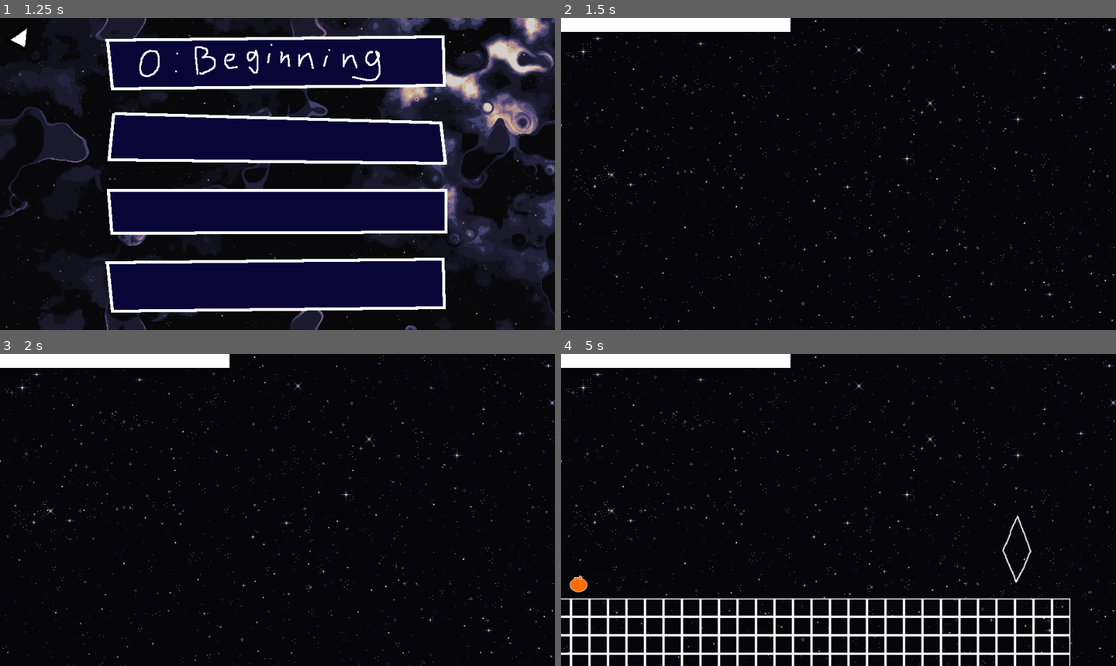
Above: before the commit, frames 1-4 (two rows, left to right).
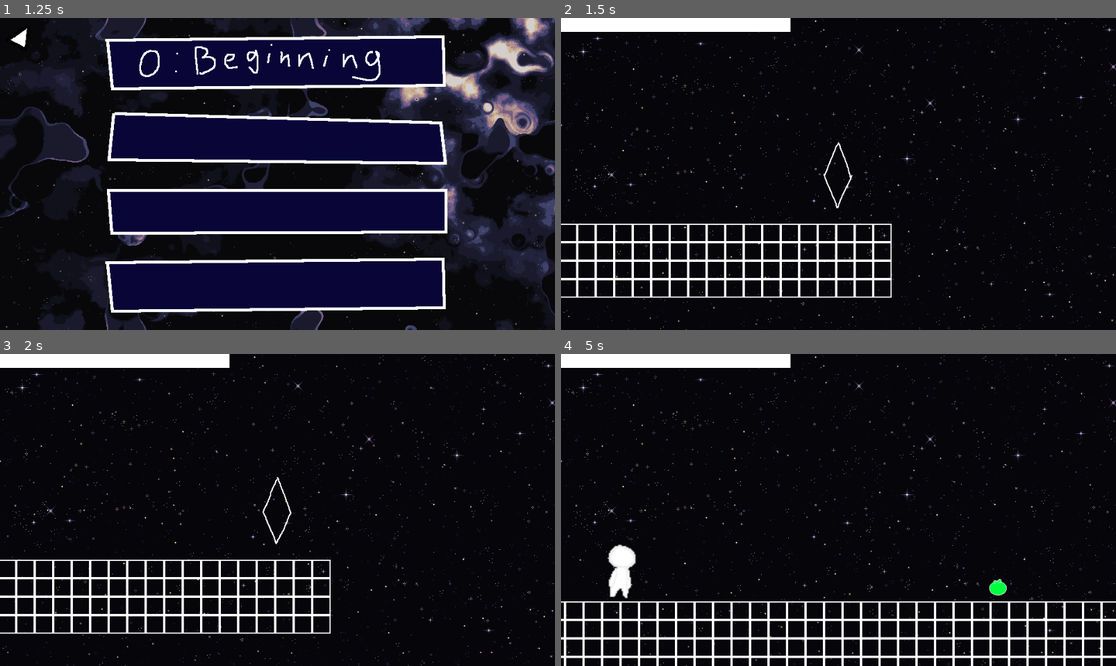
Above: after the commit, the same moments.

Repository: jteo0/chromatomato
Game: Godot game, scene res://scene/MainMenu.tscn
Same seed, same stepped clock (60 frames per second), same inputs: the game is played once before the commit and once after it.
Inputs (mouse positions are in pixels of both pictures, inside the frame that each line leads up to):
- Up to frame 1 (1.25 s): click (277, 286) at 0.5 s
- Up to frame 2 (1.5 s): click (838, 61) at 1.25 s
- Up to frame 3 (2 s): no input
- Up to frame 4 (5 s): move the mouse to (960, 494) at 2.02 s; hold D (move_right) 2.03-3.53 s; tap E (transform) at 2.1, 3.05, 3.6, 4.35 s; tap Space (jump) at 2.27, 3.02, 4.52 s; tap Enter at 2.75 s; move the mouse to (727, 525) at 2.77 s; click (727, 525) at 2.85 s; move the mouse to (894, 441) at 3.52 s; hold A (move_left) 3.53-4.28 s; move the mouse to (810, 572) at 4.27 s; hold D (move_right) from 4.28 s (still down)

Frame 1 is identical in both runs. In frame 2, 4.2% of the frame differs, in the area x 0-60%, y 39-90%; in frame 3, 4.2%; in frame 4, 12%, in the area x 0-100%, y 51-100%.

Commit message:
adding arrow indicators for tomatoes and fixing pause menu bugs

Diff:
--- a/PauseManager.gd
+++ /dev/null
@@ -1,20 +0,0 @@
-extends Node
-
-var transformation_active := false
-var pause_menu := false
-
-func set_paused(paused: bool, requester: String = "default"):
-	match requester:
-		"pause_menu":
-			SignalBus.turn_pausable.emit()
-			get_tree().paused = paused
-			if transformation_active and !pause_menu and !paused:
-				SignalBus.turn_always.emit()
-			pause_menu = paused
-		"transformation":
-			if pause_menu:
-				SignalBus.turn_pausable.emit()
-			elif !pause_menu:
-				SignalBus.turn_always.emit()
-				transformation_active = paused
-			get_tree().paused = paused
--- a/SignalBus.gd
+++ b/SignalBus.gd
@@ -7,12 +7,14 @@
 signal freeze_me(me)
 signal push_me(me, dir)
 signal break_me(me)
-signal turn_always() # transformation process = always
-signal turn_pausable() # transformation process = pausable
-signal repause()
 signal dead()
 signal has_started()
 signal play_sound(to_play)
+signal is_paused()
+signal unpause()
+signal level_start()
+signal show_hint()
+signal show_hint_button()
 
 enum Forms {FORM_BLUE, FORM_RED, FORM_YELLOW, FORM_WHITE}
 enum States {IDLE, RUN, JUMP, TRANSFORM, INTERACT_UP, INTERACT_RIGHT}
@@ -25,10 +27,15 @@
 var unlocked_level = 0
 var level_playing = 0
 var has_respawned = false
+var current_stage = 1
+var in_pause = false
+var respawn_count = 0
+var skill_issue = false
 
 # Called when the node enters the scene tree for the first time.
 func _ready() -> void:
 	level_done.connect(unlock_levels)
+	show_hint_button.connect(_show_hint)
 
 # Called every frame. 'delta' is the elapsed time since the previous frame.
 func _process(_delta: float) -> void:
@@ -51,3 +58,6 @@
 				unlocked_level = 3
 		"3: Tower":
 			pass
+
+func _show_hint():
+	skill_issue = true
--- a/project.godot
+++ b/project.godot
@@ -17,7 +17,6 @@
 
 [autoload]
 
-PauseManager="*res://PauseManager.gd"
 SignalBus="*res://SignalBus.gd"
 BgmManager="*res://BGMManager.gd"
 
--- /dev/null
+++ b/scene/HintButton.tscn
@@ -0,0 +1,22 @@
+[gd_scene load_steps=2 format=3 uid="uid://bq06us4gi00ce"]
+
+[ext_resource type="Script" path="res://scripts/HintButton.gd" id="1_6h5c3"]
+
+[node name="HintButton" type="Control"]
+z_index = 5
+layout_mode = 3
+anchors_preset = 15
+anchor_right = 1.0
+anchor_bottom = 1.0
+grow_horizontal = 2
+grow_vertical = 2
+script = ExtResource("1_6h5c3")
+
+[node name="Button" type="Button" parent="."]
+layout_mode = 1
+offset_right = 49.0
+offset_bottom = 31.0
+theme_override_font_sizes/font_size = 24
+text = "Hint?"
+
+[connection signal="pressed" from="Button" to="." method="_on_button_pressed"]
--- a/scene/Level0.tscn
+++ b/scene/Level0.tscn
@@ -9,6 +9,8 @@
 [ext_resource type="PackedScene" uid="uid://quhukba6q1eq" path="res://scene/PauseMenu.tscn" id="5_cpv7d"]
 [ext_resource type="PackedScene" uid="uid://w0lyqn73jwwi" path="res://scene/Player.tscn" id="6_mck61"]
 [ext_resource type="PackedScene" uid="uid://cit8wd5jyjpxv" path="res://scene/Transformation.tscn" id="6_x88w1"]
+[ext_resource type="PackedScene" uid="uid://bq06us4gi00ce" path="res://scene/HintButton.tscn" id="9_8pu5y"]
+[ext_resource type="PackedScene" uid="uid://cukf7m3sahy27" path="res://scene/TomatoIndicator.tscn" id="10_exurc"]
 [ext_resource type="PackedScene" uid="uid://3d3ed3f3iugi" path="res://scene/ChokeZone.tscn" id="10_fmcb0"]
 
 [node name="Level0" type="Node2D"]
@@ -53,16 +55,34 @@
 
 [node name="HUD" type="CanvasLayer" parent="."]
 
+[node name="Transformation" parent="HUD" instance=ExtResource("6_x88w1")]
+z_index = 3
+z_as_relative = false
+transform_cost = 100
+
 [node name="HealthBar" parent="HUD" instance=ExtResource("4_edtx6")]
 offset_right = 397.0
 offset_bottom = 24.0
 max_value = 10000.0
 value = 10000.0
 
-[node name="Transformation" parent="HUD" instance=ExtResource("6_x88w1")]
-z_index = 3
-z_as_relative = false
-transform_cost = 100
+[node name="MarginContainer" type="MarginContainer" parent="HUD"]
+top_level = true
+anchors_preset = 15
+anchor_right = 1.0
+anchor_bottom = 1.0
+grow_horizontal = 2
+grow_vertical = 2
+theme_override_constants/margin_left = 10
+theme_override_constants/margin_top = 32
+
+[node name="HintButton" parent="HUD/MarginContainer" instance=ExtResource("9_8pu5y")]
+layout_mode = 2
+
+[node name="TomatoIndicator" parent="HUD" instance=ExtResource("10_exurc")]
+z_index = 5
+size_flags_vertical = 4
+target_pos = Vector2(493, 485)
 
 [node name="PauseMenu" parent="." instance=ExtResource("5_cpv7d")]
 
--- a/scene/Level1.tscn
+++ b/scene/Level1.tscn
@@ -9,6 +9,8 @@
 [ext_resource type="PackedScene" uid="uid://cit8wd5jyjpxv" path="res://scene/Transformation.tscn" id="5_l7s64"]
 [ext_resource type="PackedScene" uid="uid://quhukba6q1eq" path="res://scene/PauseMenu.tscn" id="7_5omko"]
 [ext_resource type="PackedScene" uid="uid://2y8k52fa645v" path="res://scene/Healthbar.tscn" id="7_7fpql"]
+[ext_resource type="PackedScene" uid="uid://bq06us4gi00ce" path="res://scene/HintButton.tscn" id="9_7x58u"]
+[ext_resource type="PackedScene" uid="uid://cukf7m3sahy27" path="res://scene/TomatoIndicator.tscn" id="10_8gh1k"]
 [ext_resource type="PackedScene" uid="uid://3d3ed3f3iugi" path="res://scene/ChokeZone.tscn" id="10_ju05b"]
 
 [node name="Level1" type="Node2D"]
@@ -36,7 +38,7 @@
 z_as_relative = false
 position = Vector2(-171, 449)
 scale = Vector2(2, 2)
-health = 100000
+health = 1500
 freeze_cost = 3
 break_cost = 5
 charge_cost = 3
@@ -61,13 +63,32 @@
 [node name="HealthBar" parent="HUD" instance=ExtResource("7_7fpql")]
 offset_right = 397.0
 offset_bottom = 24.0
-max_value = 10000.0
-value = 10000.0
+max_value = 1000.0
+value = 1000.0
 
 [node name="Transformation" parent="HUD" instance=ExtResource("5_l7s64")]
 z_index = 3
 z_as_relative = false
 transform_cost = 100
+
+[node name="MarginContainer" type="MarginContainer" parent="HUD"]
+top_level = true
+anchors_preset = 15
+anchor_right = 1.0
+anchor_bottom = 1.0
+grow_horizontal = 2
+grow_vertical = 2
+theme_override_constants/margin_left = 10
+theme_override_constants/margin_top = 32
+
+[node name="HintButton" parent="HUD/MarginContainer" instance=ExtResource("9_7x58u")]
+layout_mode = 2
+
+[node name="TomatoIndicator" parent="HUD" instance=ExtResource("10_8gh1k")]
+target_pos = Vector2(493, 485)
+
+[node name="TomatoIndicator2" parent="HUD" instance=ExtResource("10_8gh1k")]
+target_pos = Vector2(1729, 27)
 
 [node name="PauseMenu" parent="." instance=ExtResource("7_5omko")]
 
--- a/scene/Level2.tscn
+++ b/scene/Level2.tscn
@@ -10,7 +10,9 @@
 [ext_resource type="PackedScene" uid="uid://cit8wd5jyjpxv" path="res://scene/Transformation.tscn" id="6_fnm3g"]
 [ext_resource type="PackedScene" uid="uid://dbwur72oybimp" path="res://scene/AffectableBlocks.tscn" id="7_ce001"]
 [ext_resource type="PackedScene" uid="uid://quhukba6q1eq" path="res://scene/PauseMenu.tscn" id="8_ajdvk"]
+[ext_resource type="PackedScene" uid="uid://bq06us4gi00ce" path="res://scene/HintButton.tscn" id="9_gkkix"]
 [ext_resource type="PackedScene" uid="uid://3d3ed3f3iugi" path="res://scene/ChokeZone.tscn" id="10_tsmrr"]
+[ext_resource type="PackedScene" uid="uid://cukf7m3sahy27" path="res://scene/TomatoIndicator.tscn" id="10_yqvw0"]
 
 [node name="Level2" type="Node2D"]
 script = ExtResource("1_3wywn")
@@ -29,6 +31,7 @@
 z_as_relative = false
 position = Vector2(-46, 449)
 scale = Vector2(2, 2)
+health = 4000
 freeze_cost = 3
 break_cost = 5
 charge_cost = 3
@@ -60,11 +63,33 @@
 [node name="HealthBar" parent="HUD" instance=ExtResource("5_tu1n1")]
 offset_right = 397.0
 offset_bottom = 24.0
-max_value = 10000.0
-value = 10000.0
+max_value = 5000.0
+value = 5000.0
 
 [node name="Transformation" parent="HUD" instance=ExtResource("6_fnm3g")]
 z_index = 3
+
+[node name="MarginContainer" type="MarginContainer" parent="HUD"]
+top_level = true
+anchors_preset = 15
+anchor_right = 1.0
+anchor_bottom = 1.0
+grow_horizontal = 2
+grow_vertical = 2
+theme_override_constants/margin_left = 10
+theme_override_constants/margin_top = 32
+
+[node name="HintButton" parent="HUD/MarginContainer" instance=ExtResource("9_gkkix")]
+layout_mode = 2
+
+[node name="TomatoIndicator" parent="HUD" instance=ExtResource("10_yqvw0")]
+target_pos = Vector2(1042, 613)
+
+[node name="TomatoIndicator2" parent="HUD" instance=ExtResource("10_yqvw0")]
+target_pos = Vector2(1114, 351)
+
+[node name="TomatoIndicator3" parent="HUD" instance=ExtResource("10_yqvw0")]
+target_pos = Vector2(2333, 470)
 
 [node name="AffectableBlocks" parent="." instance=ExtResource("7_ce001")]
 position = Vector2(2256, 464)
--- a/scene/Level3.tscn
+++ b/scene/Level3.tscn
@@ -8,9 +8,11 @@
 [ext_resource type="PackedScene" uid="uid://cwmspki617ebq" path="res://scene/BasicTiles.tscn" id="6_055k4"]
 [ext_resource type="PackedScene" uid="uid://2y8k52fa645v" path="res://scene/Healthbar.tscn" id="7_yvqqw"]
 [ext_resource type="PackedScene" uid="uid://cit8wd5jyjpxv" path="res://scene/Transformation.tscn" id="8_dy2wo"]
+[ext_resource type="PackedScene" uid="uid://bq06us4gi00ce" path="res://scene/HintButton.tscn" id="9_cnrgl"]
 [ext_resource type="PackedScene" uid="uid://quhukba6q1eq" path="res://scene/PauseMenu.tscn" id="9_fxfpj"]
 [ext_resource type="PackedScene" uid="uid://3d3ed3f3iugi" path="res://scene/ChokeZone.tscn" id="10_3rpqk"]
 [ext_resource type="PackedScene" uid="uid://dbwur72oybimp" path="res://scene/AffectableBlocks.tscn" id="10_5jwdx"]
+[ext_resource type="PackedScene" uid="uid://cukf7m3sahy27" path="res://scene/TomatoIndicator.tscn" id="10_7udgb"]
 
 [node name="Level3" type="Node2D"]
 script = ExtResource("1_1a76f")
@@ -32,6 +34,7 @@
 z_as_relative = false
 position = Vector2(-298, 449)
 scale = Vector2(2, 2)
+health = 6000
 freeze_cost = 3
 break_cost = 5
 charge_cost = 3
@@ -74,6 +77,31 @@
 [node name="Transformation" parent="HUD" instance=ExtResource("8_dy2wo")]
 z_index = 3
 
+[node name="MarginContainer" type="MarginContainer" parent="HUD"]
+top_level = true
+anchors_preset = 15
+anchor_right = 1.0
+anchor_bottom = 1.0
+grow_horizontal = 2
+grow_vertical = 2
+theme_override_constants/margin_left = 10
+theme_override_constants/margin_top = 32
+
+[node name="HintButton" parent="HUD/MarginContainer" instance=ExtResource("9_cnrgl")]
+layout_mode = 2
+
+[node name="TomatoIndicator" parent="HUD" instance=ExtResource("10_7udgb")]
+target_pos = Vector2(433, 474)
+
+[node name="TomatoIndicator2" parent="HUD" instance=ExtResource("10_7udgb")]
+target_pos = Vector2(1591, 469)
+
+[node name="TomatoIndicator3" parent="HUD" instance=ExtResource("10_7udgb")]
+target_pos = Vector2(2255, -171)
+
+[node name="TomatoIndicator4" parent="HUD" instance=ExtResource("10_7udgb")]
+target_pos = Vector2(136, -171)
+
 [node name="PauseMenu" parent="." instance=ExtResource("9_fxfpj")]
 
 [node name="AffectableBlocks" parent="." instance=ExtResource("10_5jwdx")]
--- /dev/null
+++ b/scene/TomatoIndicator.tscn
@@ -0,0 +1,43 @@
+[gd_scene load_steps=6 format=3 uid="uid://cukf7m3sahy27"]
+
+[ext_resource type="Script" path="res://scripts/TomatoIndicator.gd" id="1_a4ymt"]
+[ext_resource type="Texture2D" uid="uid://bbsq23qouuxc8" path="res://assets/UI/arrow_ani.png" id="1_ydkvl"]
+
+[sub_resource type="AtlasTexture" id="AtlasTexture_shbex"]
+atlas = ExtResource("1_ydkvl")
+region = Rect2(0, 0, 32, 32)
+
+[sub_resource type="AtlasTexture" id="AtlasTexture_syhrj"]
+atlas = ExtResource("1_ydkvl")
+region = Rect2(64, 0, 32, 32)
+
+[sub_resource type="SpriteFrames" id="SpriteFrames_xo20d"]
+animations = [{
+"frames": [{
+"duration": 1.0,
+"texture": SubResource("AtlasTexture_shbex")
+}, {
+"duration": 1.0,
+"texture": SubResource("AtlasTexture_syhrj")
+}],
+"loop": true,
+"name": &"default",
+"speed": 5.0
+}]
+
+[node name="TomatoIndicator" type="Control"]
+layout_mode = 3
+anchors_preset = 8
+anchor_left = 0.5
+anchor_top = 0.5
+anchor_right = 0.5
+anchor_bottom = 0.5
+grow_horizontal = 2
+grow_vertical = 2
+size_flags_horizontal = 4
+script = ExtResource("1_a4ymt")
+
+[node name="AnimatedSprite2D" type="AnimatedSprite2D" parent="."]
+scale = Vector2(2, 2)
+sprite_frames = SubResource("SpriteFrames_xo20d")
+frame_progress = 0.52155
--- a/scripts/Camera.gd
+++ b/scripts/Camera.gd
@@ -8,6 +8,9 @@
 @onready var sfx = $SFX
 @onready var sfx_transform = $SFXTransform
 @onready var sfx_ui = $SFXUI
+@onready var crystal = $ChromaCrystal
+
+var is_respawn: bool = false
 
 func _ready():
 	SignalBus.level_playing = 2
@@ -15,20 +18,7 @@
 	BgmManager.play_bgm(bgm)
 
 	SignalBus.play_sound.connect(play_sound)
-	if not SignalBus.has_respawned:
-		play_intro_sequence()
-
-func play_intro_sequence():
-	var original_offset = camera.position
-	var level_end = $ChromaCrystal
-	camera.position = level_end.position - player.position
-
-	await get_tree().create_timer(linger_time).timeout
-
-	var tween = create_tween().set_ease(Tween.EASE_IN_OUT).set_trans(Tween.TRANS_SINE)
-	tween.tween_property(camera, "position", original_offset, move_duration)
-
-	await tween.finished
+	_on_spawn()
 	SignalBus.has_started.emit()
 
 func _on_player_respawned():
@@ -53,3 +43,15 @@
 	else:
 		sfx.stream = sound_stream
 		sfx.play()
+
+func _on_spawn():
+	var original_position = camera.position
+	camera.global_position = crystal.global_position
+	await get_tree().create_timer(1.5).timeout
+	var tween = create_tween().set_ease(Tween.EASE_IN_OUT).set_trans(Tween.TRANS_SINE)
+	tween.tween_property(camera, "position", original_position, 3.0)
+	await tween.finished
+	SignalBus.level_start.emit()
+
+func _has_respawned():
+	is_respawn = true
--- a/scripts/ChromaCrystal.gd
+++ b/scripts/ChromaCrystal.gd
@@ -10,10 +10,6 @@
 # Called when the node enters the scene tree for the first time.
 func _ready() -> void:
 	crystal_sprite.play("default")
-
-# Called every frame. 'delta' is the elapsed time since the previous frame.
-func _process(_delta: float) -> void:
-	pass
 
 func count_frac():
 	var frac = taken_tomato / total_tomato
--- a/scripts/Dead.gd
+++ b/scripts/Dead.gd
@@ -5,10 +5,10 @@
 
 func _ready():
 	previous_scene = _find_previous_scene_path()
-
 	_connect_signal()
-
 	_start_death_sequence()
+	BgmManager.stop_bgm()
+	get_viewport().set_input_as_handled()
 
 func _find_previous_scene_path() -> String:
 	for child in get_tree().root.get_children():
@@ -31,6 +31,8 @@
 	_on_dead()
 
 func _on_dead():
+	SignalBus.respawn_count += 1
+	print(SignalBus.respawn_count)
 	deadtext.text = "DEAD"
 
 	var tween = create_tween()
@@ -45,6 +47,8 @@
 	await tween.finished
 
 	SignalBus.has_respawned = true
+	if SignalBus.respawn_count >= 2:
+		SignalBus.show_hint_button.emit()
 
 	if previous_scene and ResourceLoader.exists(previous_scene):
 		get_tree().change_scene_to_file(previous_scene)
--- a/scripts/Healthbar.gd
+++ b/scripts/Healthbar.gd
@@ -12,23 +12,19 @@
 	if !Engine.is_editor_hint():
 		match SignalBus.level_playing:
 			0: return 5000
-			1: return 2500
+			1: return 5000
 			2: return 4000
 			3: return 5000
 	return 5000
 
 func _ready() -> void:
-	SignalBus.has_started.connect(_on_level_started)
+	set_process(false)
+
+	SignalBus.level_start.connect(_unpause)
 	SignalBus.level_done.connect(done)
-	if SignalBus.has_respawned:
-		_on_level_started()
-
-func _on_level_started():
-	is_active = true
 	SignalBus.hp_down.connect(countdown)
-	SignalBus.turn_pausable.connect(if_paused)
-	SignalBus.turn_always.connect(not_paused)
-	SignalBus.repause.connect(pause_again)
+	SignalBus.is_paused.connect(_pause)
+	SignalBus.unpause.connect(_unpause)
 
 func _process(_delta: float) -> void:
 	if SignalBus.in_transform:
@@ -36,9 +32,9 @@
 	else:
 		env_damage = 1
 	countdown(env_damage)
+	print(health)
 
 func _set_health(new_health):
-	if not is_active: return
 	var prev_health = health
 	health = min(max_value, new_health)
 	value = health
@@ -53,38 +49,26 @@
 	if health < prev_health:
 		timer.start()
 	else:
-		if taken_bar != null:
-			taken_bar.value = 50.0
-		else:
-			push_error("TakenHealthBar is missing or not a ProgressBar!")
+		taken_bar.value = health
 
 func init_health(_health):
+	max_value = _health
 	health = _health
-	max_value = health
 	value = health
 	taken_bar.max_value = health
 	taken_bar.value = health
 
 func _on_timer_timeout() -> void:
-	if not is_active: return
 	taken_bar.value = health
 
 func countdown(hp_down):
-	if not is_active: return
 	_set_health(health - hp_down)
-
-func if_paused():
-	if not is_active: return
-	process_mode = Node.PROCESS_MODE_PAUSABLE
-
-func not_paused():
-	if not is_active: return
-	process_mode = Node.PROCESS_MODE_ALWAYS
-
-func pause_again():
-	if not is_active: return
-	process_mode = Node.PROCESS_MODE_ALWAYS
-	get_tree().paused = true
 
 func done(_level):
 	queue_free()
+
+func _pause():
+	set_process(false)
+
+func _unpause():
+	set_process(true)
--- /dev/null
+++ b/scripts/HintButton.gd
@@ -0,0 +1,18 @@
+extends Node
+
+@onready var hint_button = $Button
+
+func _ready() -> void:
+	if !SignalBus.skill_issue:
+		hint_button.visible = false
+		hint_button.disabled = true
+	else:
+		_show_hint()
+	SignalBus.show_hint_button.connect(_show_hint)
+
+func _on_button_pressed() -> void:
+	SignalBus.show_hint.emit()
+
+func _show_hint():
+	hint_button.visible = true
+	hint_button.disabled = false
--- a/scripts/PauseMenu.gd
+++ b/scripts/PauseMenu.gd
@@ -3,27 +3,28 @@
 @onready var sfx = $SFX
 
 func _ready() -> void:
+	set_process(false)
 	visible = false
+	SignalBus.level_start.connect(_start)
 
 func _process(_delta: float) -> void:
-	if Input.is_action_just_pressed("escape") and !PauseManager.pause_menu:
-		sfx.play()
-		pause()
-	elif Input.is_action_just_pressed("escape") and PauseManager.pause_menu:
-		sfx.play()
-		resume()
+	if Input.is_action_just_pressed("escape"):
+		if SignalBus.in_pause == false:
+			pause()
+		elif SignalBus.in_pause == true:
+			resume()
 
 func resume():
-	if PauseManager.transformation_active:
-		SignalBus.repause.emit()
-		PauseManager.set_paused(false, "pause_menu")
-		PauseManager.set_paused(true, "transformation")
-	PauseManager.set_paused(false, "pause_menu")
+	get_tree().paused = false
+	SignalBus.unpause.emit()
 	visible = false
+	SignalBus.in_pause = false
 
 func pause():
-	PauseManager.set_paused(true, "pause_menu")
+	get_tree().paused = true
+	SignalBus.is_paused.emit()
 	visible = true
+	SignalBus.in_pause = true
 
 func _on_continue_button_pressed() -> void:
 	sfx.play()
@@ -40,3 +41,6 @@
 	sfx.play()
 	resume()
 	get_tree().change_scene_to_file("res://scene/MainMenu.tscn")
+
+func _start():
+	set_process(true)
--- a/scripts/Player.gd
+++ b/scripts/Player.gd
@@ -41,6 +41,9 @@
 var can_move: bool = false
 
 func _ready() -> void:
+	SignalBus.dead.connect(_pause)
+	SignalBus.is_paused.connect(_pause)
+	SignalBus.unpause.connect(_resume)
 	await healthbar.ready
 	healthbar.init_health(health)
 
@@ -52,9 +55,6 @@
 	start_delay_timer.start()
 	await start_delay_timer.timeout
 	can_move = true
-
-func _process(_delta: float) -> void:
-	pass
 
 func set_state_form(new_state: SignalBus.States, new_form: SignalBus.Forms):
 	state = new_state
@@ -176,9 +176,9 @@
 		if is_on_floor():
 			if footstep_cooldown <= 0:
 				SignalBus.play_sound.emit("footsteps-tap-short.ogg")
-				footstep_cooldown = footstep_delay  # Reset cooldown
+				footstep_cooldown = footstep_delay
 			else:
-				footstep_cooldown -= delta  # Decrement cooldown
+				footstep_cooldown -= delta
 		velocity.x = walk_speed * (Input.get_action_strength("move_right") - Input.get_action_strength("move_left"))
 	else:
 		footstep_cooldown = 0
@@ -386,3 +386,10 @@
 	for target in targets:
 		if target.is_in_group("affectable_blocks"):
 			SignalBus.freeze_me.emit(target)
+
+func _pause():
+	set_physics_process(false)
+
+
+func _resume():
+	set_physics_process(true)
--- a/scripts/StageSelect.gd
+++ b/scripts/StageSelect.gd
@@ -23,21 +23,29 @@
 func _on_stage_0_pressed() -> void:
 	sfx.play()
 	SignalBus.level_playing = 0
+	SignalBus.respawn_count = 0
+	SignalBus.skill_issue = false
 	get_tree().change_scene_to_file("res://scene/Level0.tscn")
 
 func _on_stage_1_pressed() -> void:
 	sfx.play()
 	SignalBus.level_playing = 1
+	SignalBus.respawn_count = 0
+	SignalBus.skill_issue = false
 	get_tree().change_scene_to_file("res://scene/Level1.tscn")
 
 func _on_stage_2_pressed() -> void:
 	sfx.play()
 	SignalBus.level_playing = 2
+	SignalBus.respawn_count = 0
+	SignalBus.skill_issue = false
 	get_tree().change_scene_to_file("res://scene/Level2.tscn")
 
 func _on_stage_3_pressed() -> void:
 	sfx.play()
 	SignalBus.level_playing = 3
+	SignalBus.respawn_count = 0
+	SignalBus.skill_issue = false
 	get_tree().change_scene_to_file("res://scene/Level3.tscn")
 
 func unlock(level):
--- /dev/null
+++ b/scripts/TomatoIndicator.gd
@@ -0,0 +1,61 @@
+extends Control
+
+@export var target_pos: Vector2
+
+@onready var arrow = $AnimatedSprite2D
+@onready var anchor = get_parent().get_parent().find_child("Player")
+
+var anchor_pos
+var camera_zoom
+
+func _ready() -> void:
+	arrow.visible = false
+	set_process(false)
+	camera_zoom = get_viewport().get_camera_2d().zoom
+	SignalBus.show_hint.connect(_show_hint)
+
+func _process(delta: float) -> void:
+	if target_pos == Vector2.ZERO: return
+
+	var target_screen_pos = (target_pos - _get_camera_rect().position * camera_zoom)
+
+	if _target_on_screen():
+		global_position = target_pos
+	else:
+		_set_screen_position(target_pos)
+		_rotate_to_target()
+
+func _show_hint():
+	arrow.visible = true
+	set_process(true)
+
+func _get_camera_rect():
+	var pos = get_viewport().get_camera_2d().get_screen_center_position()
+	var screensize = get_viewport_rect().size / camera_zoom
+
+	return Rect2(pos - screensize/2, screensize)
+
+func _target_on_screen():
+	return _get_camera_rect().has_point(target_pos)
+
+func _set_screen_position(screen_target_pos):
+	var screensize = get_viewport_rect().size
+	var border_offset = 50
+	var target_position = screen_target_pos
+
+	if target_position.x < border_offset:
+		target_position.x = border_offset
+	if target_position.x > screensize.x - border_offset:
+		target_position.x = screensize.x - border_offset
+	if target_position.y < border_offset:
+		target_position.y = border_offset
+	if target_position.y > screensize.y - border_offset:
+		target_position.y = screensize.y - border_offset
+
+	global_position = target_position
+
+func _rotate_to_target():
+	var current_position = get_viewport().get_camera_2d().get_screen_center_position()
+	var direction = (target_pos - current_position).normalized()
+
+	rotation = direction.angle()
--- a/scripts/TransformationScene.gd
+++ b/scripts/TransformationScene.gd
@@ -1,6 +1,6 @@
 extends Control
 
-@export var transform_cost = 5
+@export var transform_cost = 3
 
 @onready var color_indicator = $CanvasLayer/ColorPick
 @onready var overlay = $CanvasLayer
@@ -10,14 +10,16 @@
 var form_color = 0
 
 func _ready() -> void:
-	SignalBus.turn_pausable.connect(if_paused)
-	SignalBus.turn_always.connect(not_paused)
-	SignalBus.repause.connect(pause_again)
+	set_process(false)
+	SignalBus.level_start.connect(_resume)
+	SignalBus.dead.connect(_pause)
+	SignalBus.is_paused.connect(_pause)
+	SignalBus.unpause.connect(_resume)
 	overlay.visible = false
 	color_switch(color_pointer)
 
 func _process(_delta: float) -> void:
-	if Input.is_action_just_pressed("move_left"):
+	if Input.is_action_just_pressed("move_left") and !SignalBus.in_pause:
 		if color_pointer != 0:
 			color_pointer -= 1
 		else:
@@ -25,7 +27,7 @@
 
 		color_switch(color_pointer)
 
-	if Input.is_action_just_pressed("move_right"):
+	if Input.is_action_just_pressed("move_right") and !SignalBus.in_pause:
 		if color_pointer != 3:
 			color_pointer += 1
 		else:
@@ -33,7 +35,7 @@
 
 		color_switch(color_pointer)
 
-	if Input.is_action_just_pressed("transform"):
+	if Input.is_action_just_pressed("transform") and !SignalBus.in_pause:
 		if !SignalBus.in_transform:
 			SignalBus.hp_down.emit(transform_cost)
 			SignalBus.play_sound.emit("transform_start.mp3")
@@ -62,7 +64,6 @@
 	SignalBus.current_form = final_color
 	SignalBus.in_transform = false
 	overlay.visible = false
-	PauseManager.set_paused(false, "transformation")
 
 	SignalBus.finish_transformation.emit(SignalBus.current_state, final_color)
 	SignalBus.hp_down.emit(transform_cost)
@@ -81,8 +82,6 @@
 
 	overlay.visible = true
 
-	PauseManager.set_paused(true, "transformation")
-
 # Checking the color of the indicator
 func color_switch(pointer):
 	match pointer:
@@ -95,12 +94,8 @@
 		3:
 			color_indicator.play("pick_blue")
 
-func if_paused():
-	process_mode = Node.PROCESS_MODE_PAUSABLE
+func _pause():
+	set_process(false)
 
-func not_paused():
-	process_mode = Node.PROCESS_MODE_ALWAYS
-
-func pause_again():
-	process_mode = Node.PROCESS_MODE_ALWAYS
-	get_tree().paused = true
+func _resume():
+	set_process(true)
Binary file added: assets/UI/arrow.png
Not shown, added: assets/UI/arrow.png.import
Binary file added: assets/UI/arrow_ani.png
Not shown, added: assets/UI/arrow_ani.png.import
Not shown: 1 places in scene/Level0.tscn that only renumber resources
Not shown: 1 places in scene/Level1.tscn that only renumber resources
Not shown: 1 places in scene/Level2.tscn that only renumber resources
Not shown: 1 places in scene/Level3.tscn that only renumber resources
